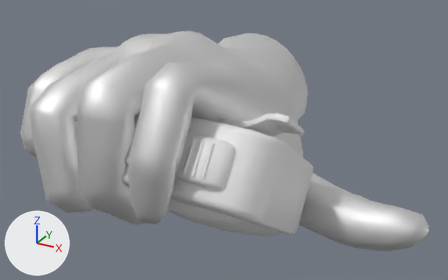
A saved change to the FBX model Assets/BasicVRHands/Meshes/female_hand_low_r_radio.fbx.
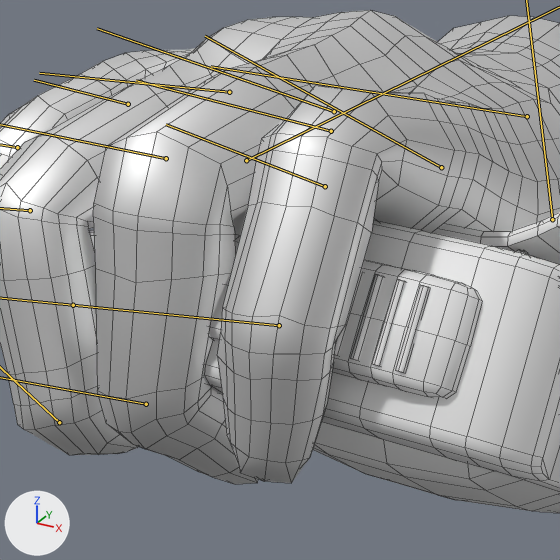
Each version is shown whole from a 50 mm lens placed at (0.1149, -0.1528, 0.0662), pointed at (0.0158, 0.0274, -0.0239), then close up on the part from 9% to 60% of the width and 10% to 91% of the height. Lighting does not change. The marker at lower left points along +X, +Y and +Z. Both versions are drawn at frame 1 of the action 'WomanRHand|Closed Finger'; the numbers are the values there. The bones that bend it are drawn over the model as lines in the close-ups. The close-ups show mesh edges as thin lines.

In view in the first close-up: 'Radio_Lo', 'female_hand_low_r'.
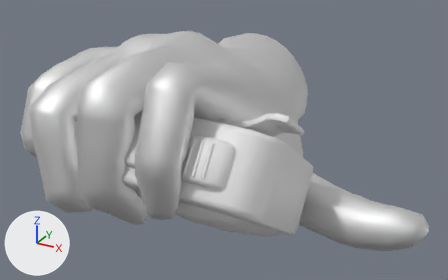
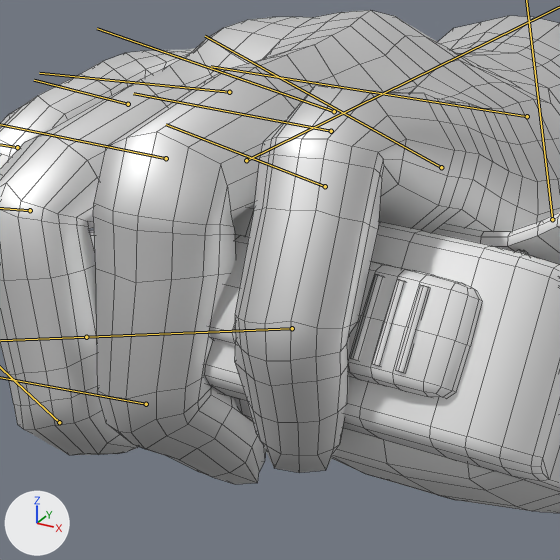
Commit message: animated radio hands

Location of each change, [x1, y1, x2, y2] in pixels of the close-ups (560 x 560 px):
'female_hand_low_r', posed
    both: [0, 10, 560, 484]
bone 'index_r_001', root to tip
    before: (331, 131) to (136, 80)
    after: (331, 131) to (133, 93)
bone 'index_r_002', root to tip
    before: (279, 325) to (73, 305)
    after: (292, 328) to (86, 337)

The edits, one by one:
Bone 'index_r_001' (bone_index_r_001) turns from (17, -63, -39) to (27, -64, -49) degrees about its own x, y and z.
Bone 'index_r_002' (bone_index_r_002) turns from (-4, -26, -9) to (-6, -31, -12) degrees about its own x, y and z.
